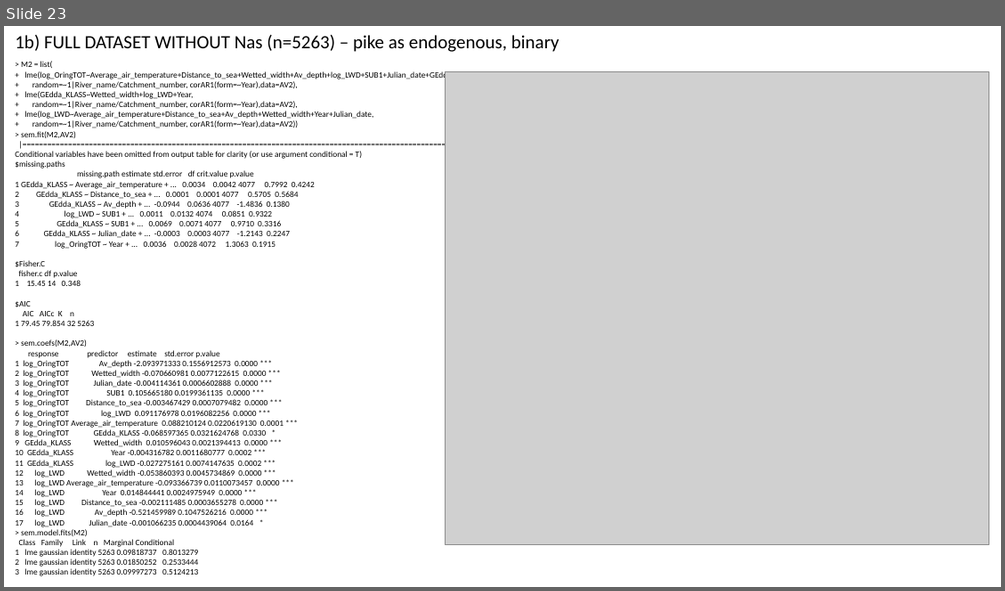
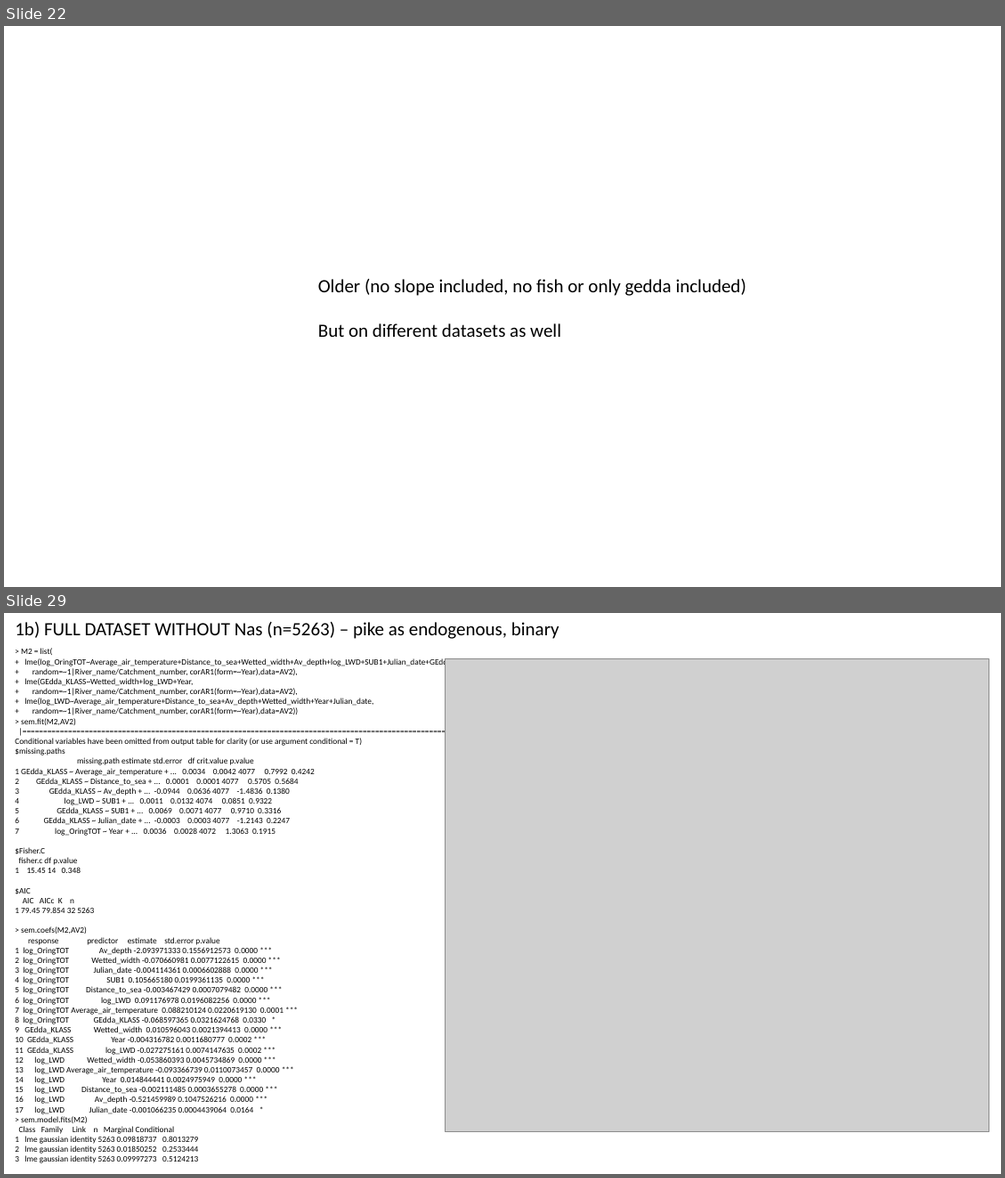
Before and after one commit to SerenaDonadi/Dod-ved, a slide deck: Electrofish data/LWD_analyses.pptx. Shown one above the other, each under a label of ours: slide 23 before the commit, slides 22 and 29 after it; the slides between them are not shown. The pictures are 1005x591 and 1005x1178 pixels, drawn with LibreOffice and Linux fonts; fonts in the diff are those of the drawing; grey boxes stand for pictures. Boxes give left, top, right and bottom in pixels: in the first picture for what was removed or moved away, otherwise in the second. Text is boxed around its words. In the diff, an @@ line names an element or a change of style, - is before the commit and + after.

Commit message:
INCLUDING slope and other fish spp in the SEMs

```diff
--- a/Electrofish data/LWD_analyses.pptx
+++ b/Electrofish data/LWD_analyses.pptx
@@ slide 22 added at (4, 26, 1001, 587), background #FFFFFF @@
@@ text added at (318, 279, 746, 337), 18 pt, text #000000 @@
+Older (no slope included, no fish or only gedda included)
+But on different datasets as well
@@ what was slide 23 is now slide 29 @@
```
Also in this commit, not shown: 8 slides changed, 5 other slides added, 1 other file.
